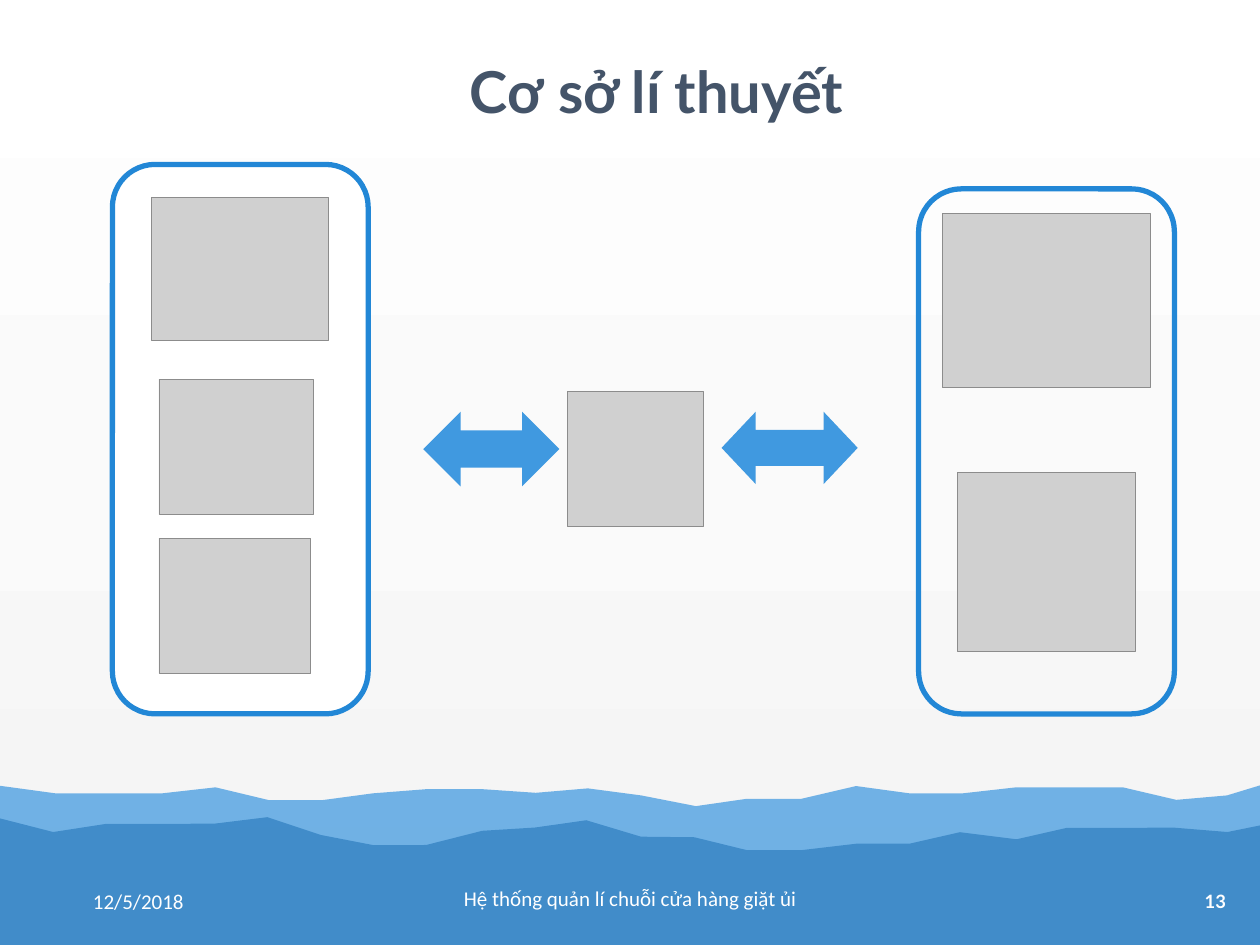
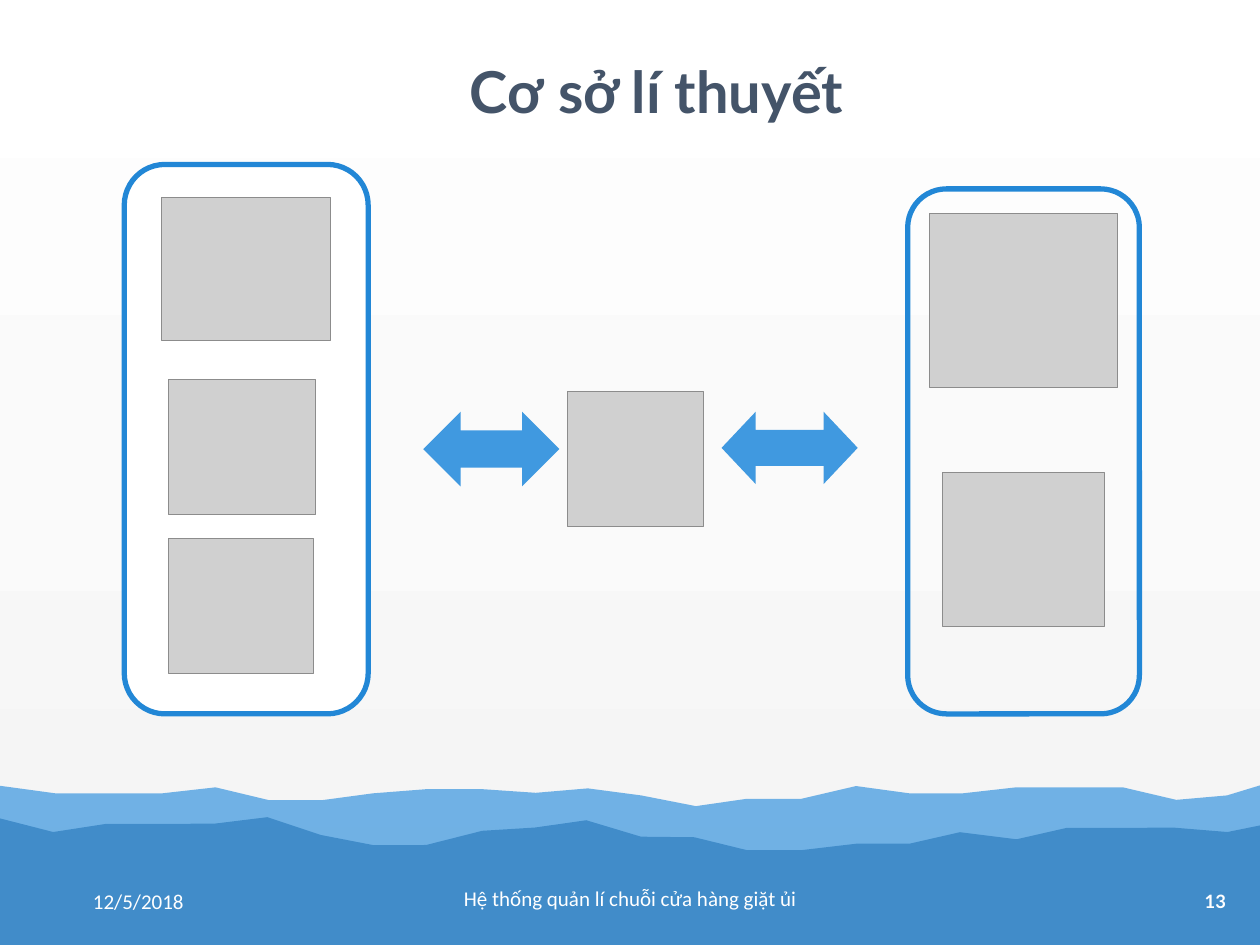
Before and after one commit to tranhoanghuan/Lu-n-v-n, a slide deck: slide 13 of baoCao/bao_cao.pptx. Drawn at 1260x945 pixels with LibreOffice and Linux fonts; fonts in the diff are those of the drawing; grey boxes stand for pictures. Boxes give left, top, right and bottom in pixels: in the first picture for what was removed or moved away, otherwise in the second. Text is boxed around its words. In the diff, an @@ line names an element or a change of style, - is before the commit and + after.

Commit message:
add

```diff
--- a/baoCao/bao_cao.pptx
+++ b/baoCao/bao_cao.pptx
@@ rounded rectangle: place and size @@
-rounded rectangle at [112,164,368,714]
+rounded rectangle at [124,164,368,714]
@@ picture: place and size @@
-picture at [152,197,329,340]
+picture at [161,197,330,340]
@@ rounded rectangle: place and size @@
-rounded rectangle at [919,189,1174,714]
+rounded rectangle at [908,189,1140,714]
@@ picture: place and size @@
-picture at [942,214,1150,387]
+picture at [929,214,1118,387]
@@ picture: place and size @@
-picture at [159,379,313,515]
+picture at [169,379,316,515]
@@ picture: place and size @@
-picture at [957,472,1135,651]
+picture at [942,472,1104,626]
@@ picture: place and size @@
-picture at [159,538,311,673]
+picture at [169,538,314,673]
```
Also in this commit, not shown: 1 other slide changed, 7 slides added.
